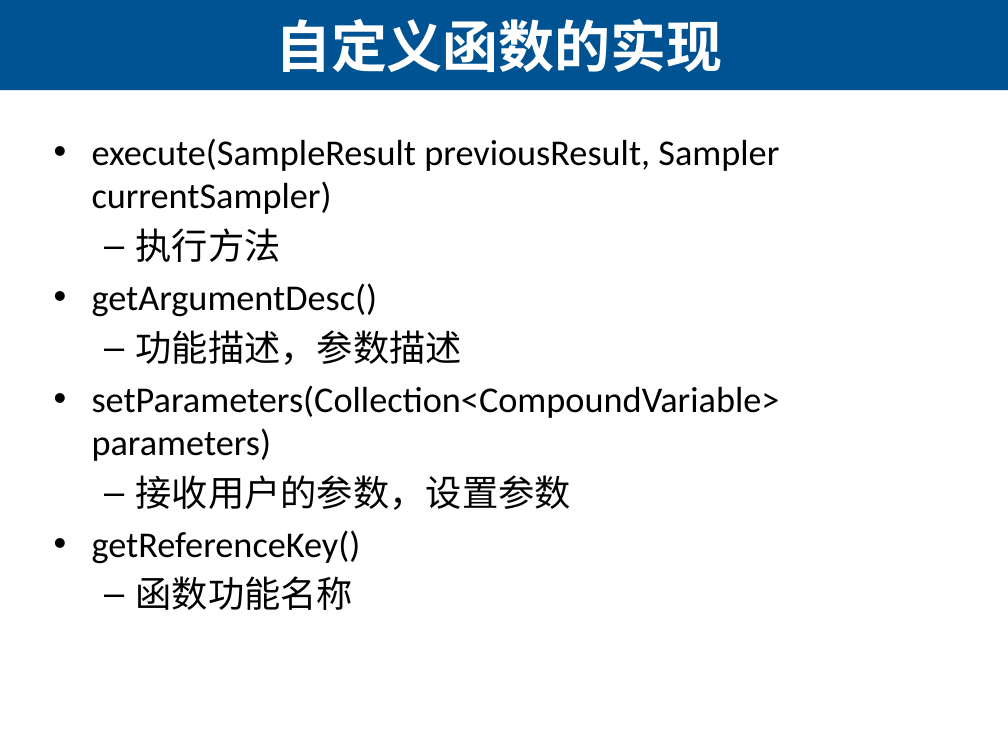
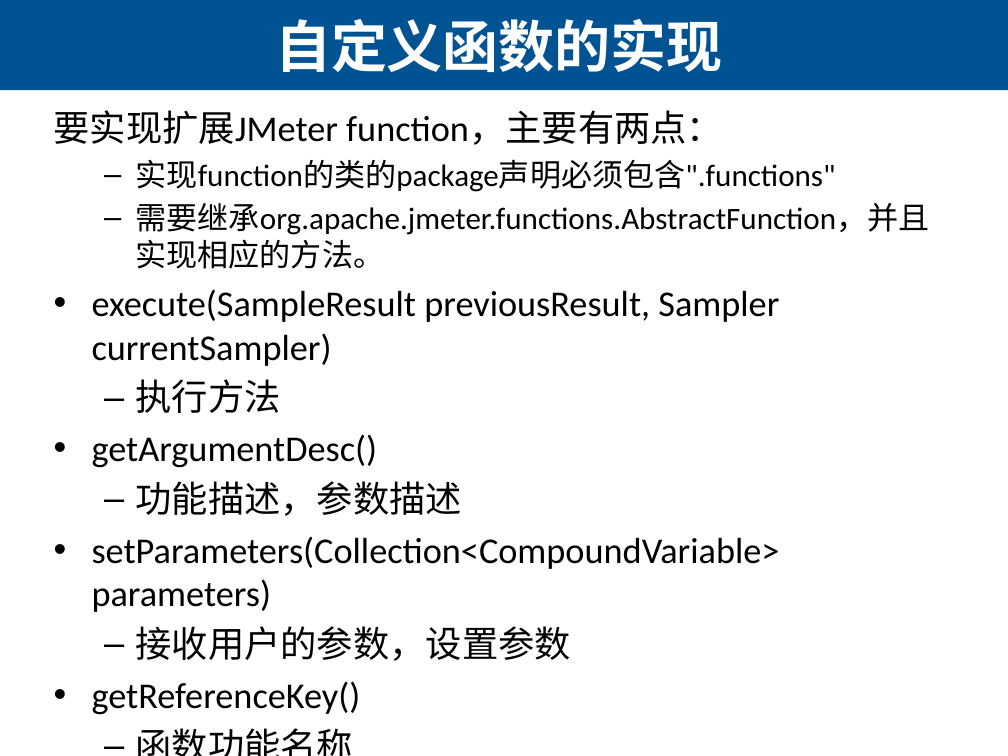
Before and after one commit to lihuanzhen/load-testing, a slide deck: slide 13 of 29 JMeter扩展开发.pptx. Drawn at 1008x756 pixels with LibreOffice and Linux fonts; fonts in the diff are those of the drawing. Boxes give left, top, right and bottom in pixels: in the first picture for what was removed or moved away, otherwise in the second. Text is boxed around its words. In the diff, an @@ line names an element or a change of style, - is before the commit and + after.

Commit message:
自定义函数

```diff
--- a/29 JMeter扩展开发.pptx
+++ b/29 JMeter扩展开发.pptx
@@ background #CCE8CF to #FFFFFF @@
@@ text "要实现扩展JMeter function，主要有两点：": place and size @@
-text "要实现扩展JMeter function，主要有两点：" at [92,138,780,610]
+text "要实现扩展JMeter function，主要有两点：" at [54,110,930,715]
@@ text at [54,110,930,269]: paragraphs added @@
+要实现扩展JMeter function，主要有两点：
+  – 实现function的类的package声明必须包含".functions"
+  – 需要继承org.apache.jmeter.functions.AbstractFunction，并且实现相应的方法。
```
Also in this commit, not shown: 14 other slides changed, 2 other files.
